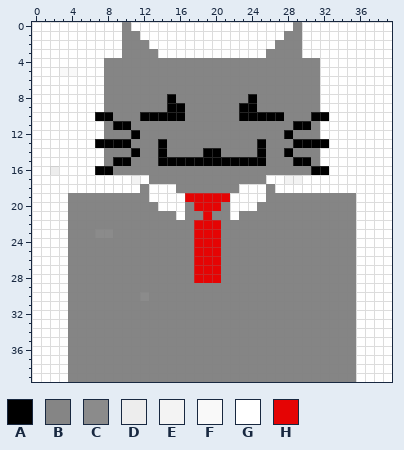
Two states of a pixel-art sprite, BasicCat.png. Above, as it was before the edit.
The file is 40x40 pixels. Pixels under 10% opacity are left out. Colours within 5 levels of each other are drawn and written as one.
Palette (. is transparent): A #000000  B #858585  C #8b8b8b  D #ededed  E #f3f3f3  F #f9f9f9  G #ffffff  H #e50404
After:
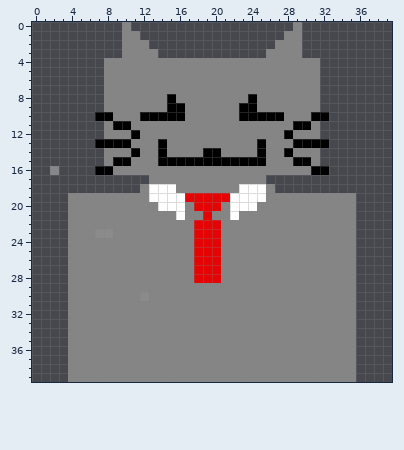
Difference:
colour D: #ededed -> #d7d7d771
y 0: x 0..9 GGGGGGGGGG -> ..........; x 11..28 GGGGGGGGGGGGGGGGGG -> ..................; x 30..39 GGGGGGGGGG -> ..........
y 1: x 0..9 GGGGGGGGGG -> ..........; x 12..27 GGGGGGGGGGGGGGGG -> ................; x 30..39 GGGGGGGGGG -> ..........
y 2: x 0..9 GGGGGGGGGG -> ..........; x 13..26 GGGGGGGGGGGGGG -> ..............; x 30..39 GGGGGGGGGG -> ..........
y 3: x 0..9 GGGGGGGGGG -> ..........; x 14..25 GGGGGGGGGGGG -> ............; x 30..39 GGGGGGGGGG -> ..........
y 4: x 0..7 GGGGGGGG -> ........; x 32..39 GGGGGGGG -> ........
y 5: x 0..7 GGGFFGGG -> ........; x 32..39 GGGGGGGG -> ........
y 6..9: x 0..7 GGGGGGGG -> ........; x 32..39 GGGGGGGG -> ........
y 10: x 0..6 GGGGGGG -> .......; x 33..39 GGGGGGG -> .......
y 11..12: x 0..7 GGGGGGGG -> ........; x 32..39 GGGGGGGG -> ........
y 13: x 0..6 GGGGGGG -> .......; x 33..39 GGGGGGG -> .......
y 14..15: x 0..7 GGGGGGGG -> ........; x 32..39 GGGGGGGG -> ........
y 16: x 0..1 GG -> ..; x 3..6 GGGG -> ....; x 33..39 GGGGGGG -> .......
y 17: x 0..12 GGGGGGGGGGGEG -> .............; x 26..39 GGEEGGGGGGGGGG -> ..............
y 18: x 0..11 GGGGGGGGGGGG -> ............; x 27..39 GGGGGGGGGGGGG -> .............
y 19..39: x 0..3 GGGG -> ....; x 36..39 GGGG -> ....
